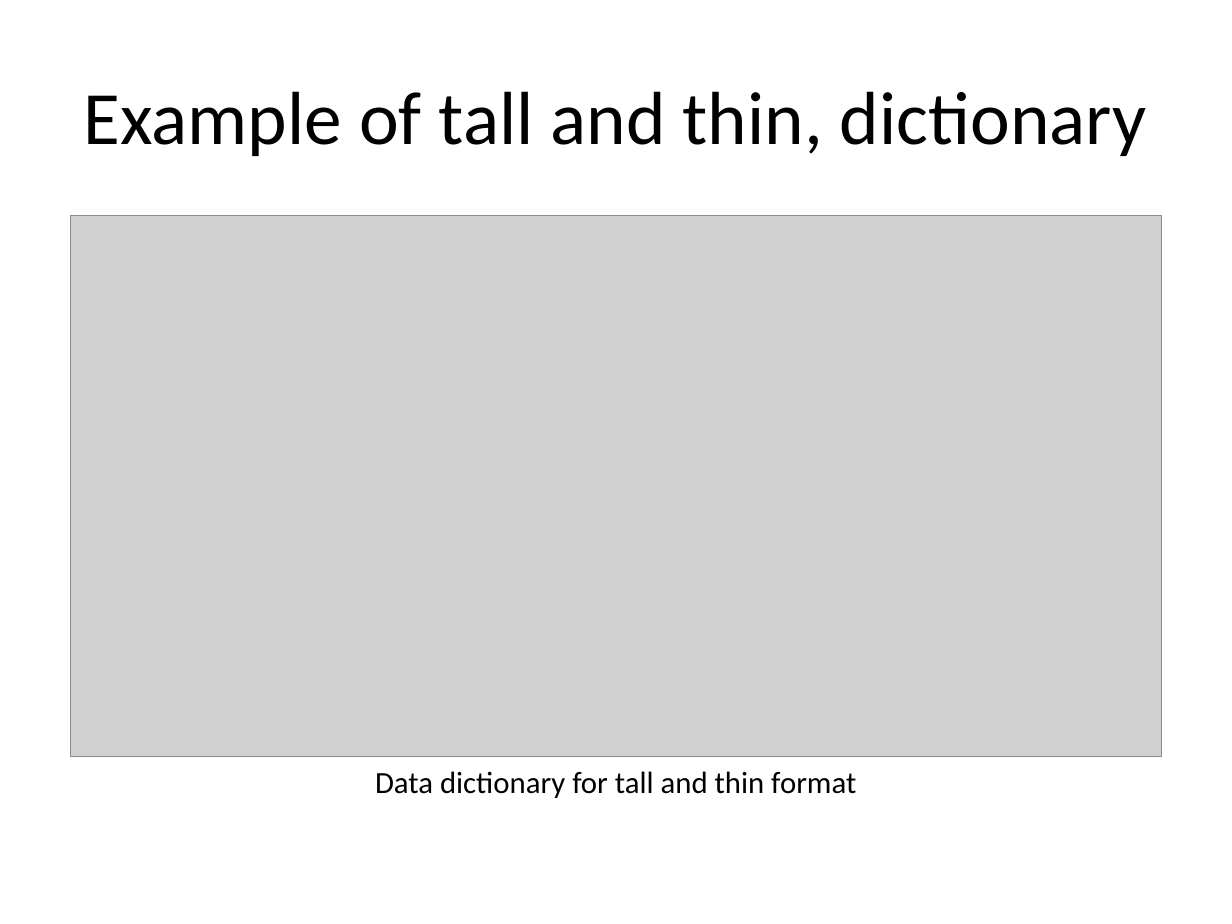
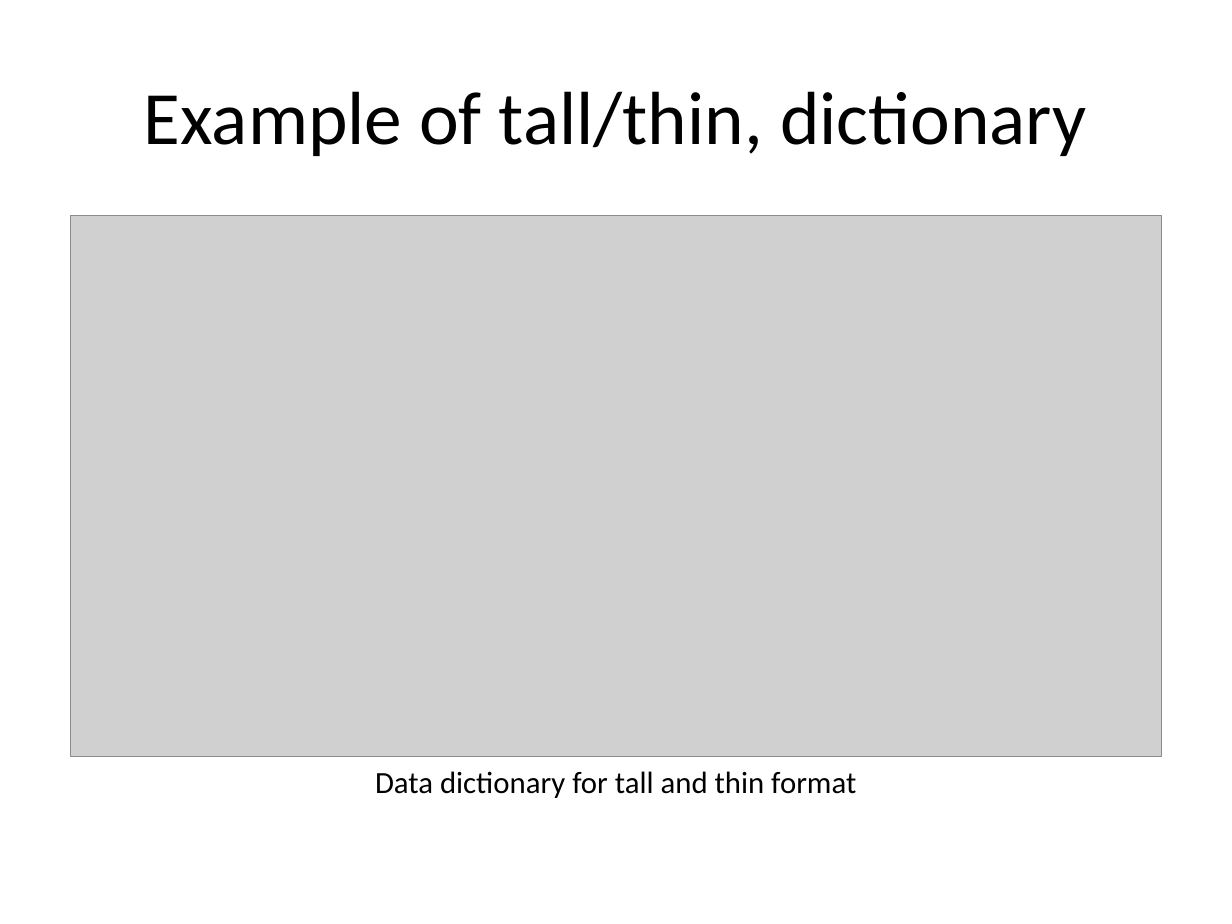
Before and after one commit to classes-medb/5510, a slide deck: slide 25 of src/video-11-data-management.pptx (slide 23 before the commit). Drawn at 1232x924 pixels with LibreOffice and Linux fonts; fonts in the diff are those of the drawing; grey boxes stand for pictures. Boxes give left, top, right and bottom in pixels: in the first picture for what was removed or moved away, otherwise in the second. Text is boxed around its words. In the diff, an @@ line names an element or a change of style, - is before the commit and + after.

```diff
--- a/src/video-11-data-management.pptx
+++ b/src/video-11-data-management.pptx
@@ title at (144,91,1086,156): text changed @@
-Example of tall and thin, dictionary
+Example of tall/thin, dictionary
```
Also in this commit, not shown: 10 other slides changed, 11 slides added, 24 slides removed, 4 other files.
